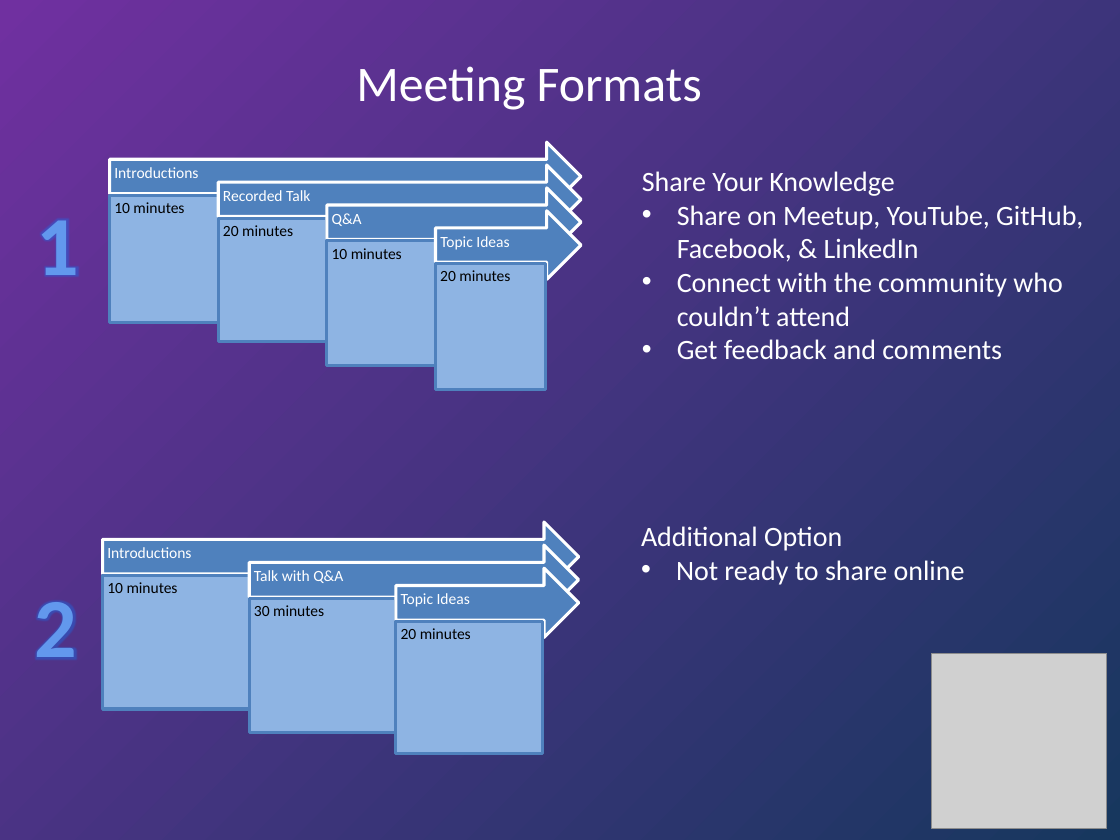
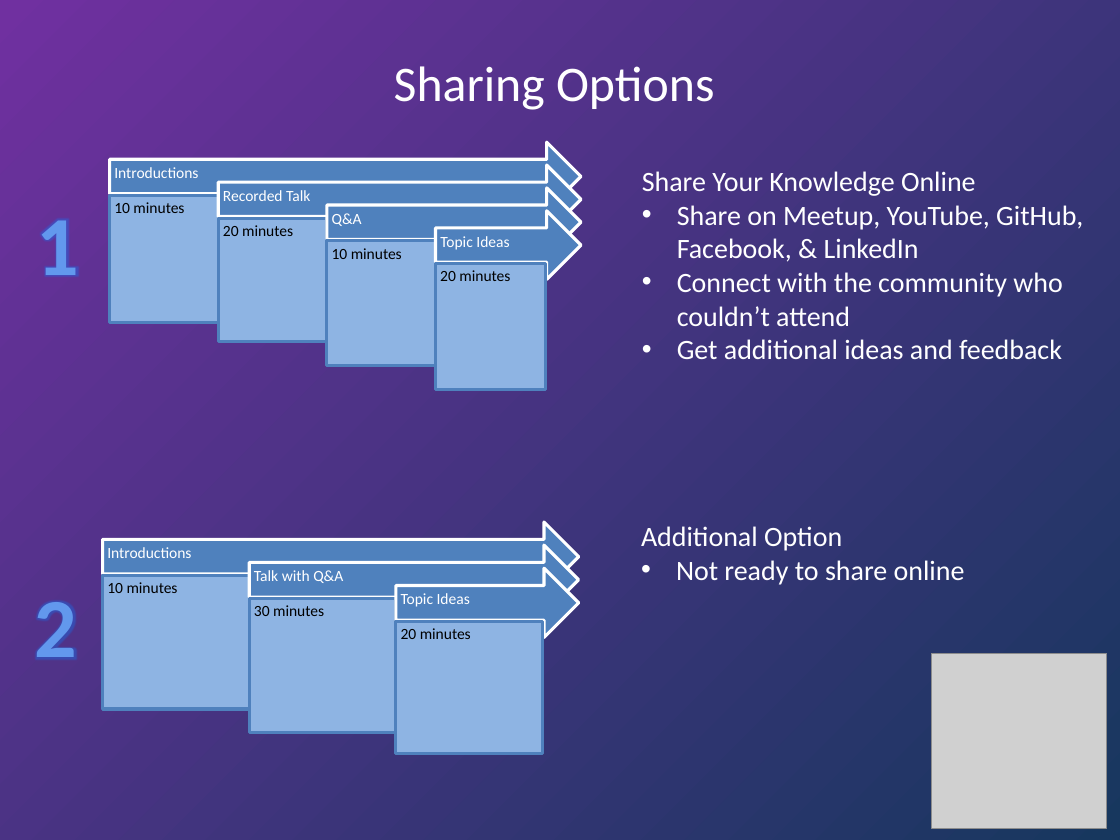
Before and after one commit to KnowledgeMavens/Science-Tech, a slide deck: slide 1 of Format/Process.pptx. Drawn at 1120x840 pixels with LibreOffice and Linux fonts; fonts in the diff are those of the drawing; grey boxes stand for pictures. Boxes give left, top, right and bottom in pixels: in the first picture for what was removed or moved away, otherwise in the second. Text is boxed around its words. In the diff, an @@ line names an element or a change of style, - is before the commit and + after.

```diff
--- a/Format/Process.pptx
+++ b/Format/Process.pptx
@@ text at (x1=394, y1=66, x2=715, y2=110): text changed @@
-Meeting Formats
+Sharing Options
@@ text at (x1=642, y1=171, x2=976, y2=196): text changed @@
-Share Your Knowledge
+Share Your Knowledge Online
@@ text at (x1=677, y1=339, x2=1062, y2=359): text changed @@
-• Get feedback and comments
+• Get additional ideas and feedback
```
